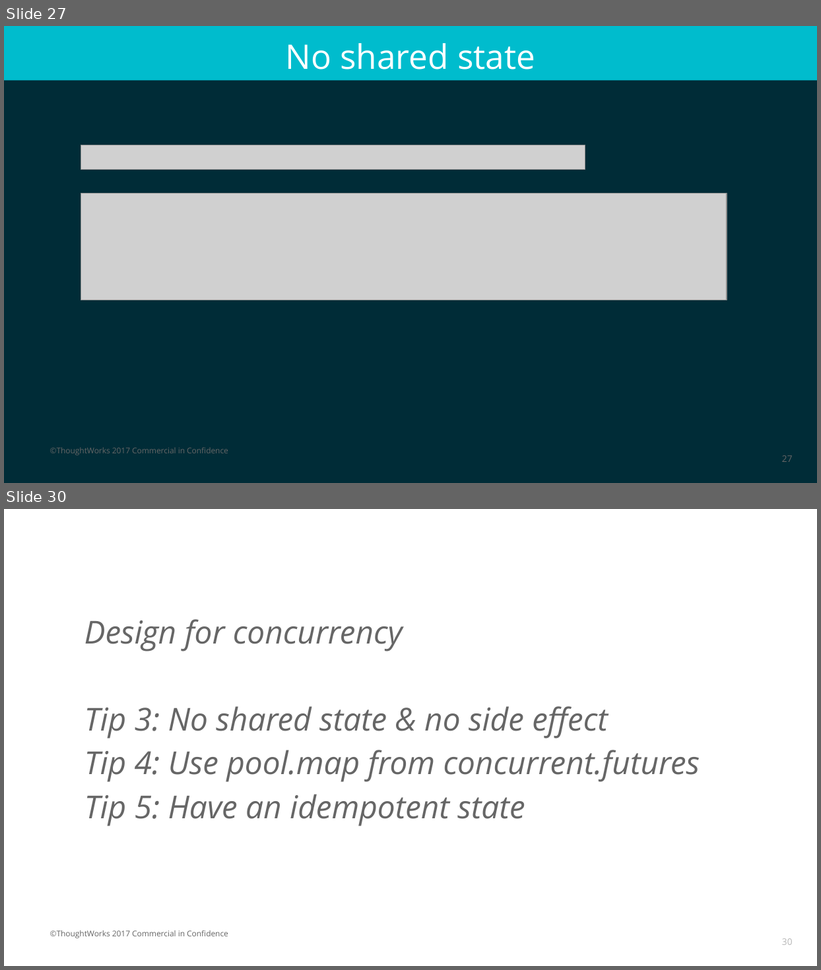
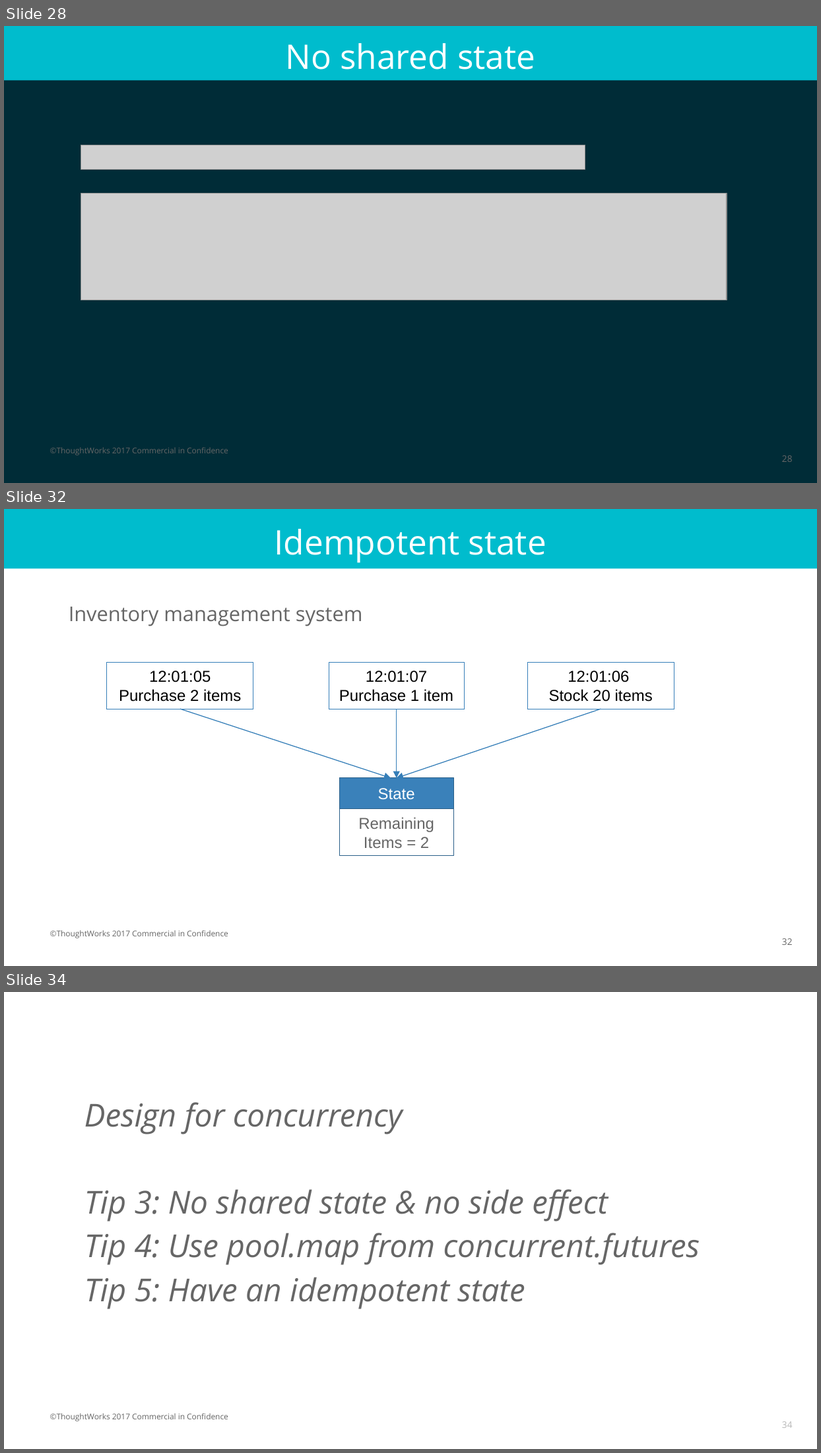
Before and after one commit to wilsontjhi/pycon-asia-2018, a slide deck: slides/Pycon 2018.pptx. Shown one above the other, each under a label of ours: slides 27 and 30 before the commit, slides 28, 32 and 34 after it; the slides between them are not shown. The pictures are 821x970 and 821x1453 pixels, drawn with LibreOffice and Linux fonts; fonts in the diff are those of the drawing; grey boxes stand for pictures. Boxes give left, top, right and bottom in pixels: in the first picture for what was removed or moved away, otherwise in the second. Text is boxed around its words. In the diff, an @@ line names an element or a change of style, - is before the commit and + after.

Commit message:
Updated slides to improve the idempotent

```diff
--- a/slides/Pycon 2018.pptx
+++ b/slides/Pycon 2018.pptx
@@ slide 32 added at <box>4,509,817,966</box>, background #FFFFFF; not listed: 1 template element that a slide beside it also shows @@
@@ rectangle added at <box>4,509,817,568</box>, fill #00BCCD @@
@@ title added at <box>275,529,547,563</box>, 30 pt, text #FFFFFF @@
+Idempotent state
@@ text added at <box>69,607,363,626</box>, 18 pt, text #666666 @@
+      Inventory management system
@@ rectangle added at <box>107,663,253,709</box>, outline #367EB9 0.75 pt, 14 pt, text #000000 @@
+12:01:05 Purchase 2 items
@@ rectangle added at <box>329,663,464,709</box>, outline #367EB9 0.75 pt, 14 pt, text #000000 @@
+12:01:07 Purchase 1 item
@@ rectangle added at <box>527,663,674,709</box>, outline #367EB9 0.75 pt, 14 pt, text #000000 @@
+12:01:06
+Stock 20 items
@@ arrow added from (180, 709) to (391, 778), #367EB9 0.75 pt @@
@@ arrow added from (397, 709) to (397, 778), #367EB9 0.75 pt @@
@@ arrow added from (601, 709) to (397, 778), #367EB9 0.75 pt @@
@@ rectangle added at <box>340,778,453,809</box>, fill #3A81BA, outline #2B5F8A 0.5 pt, 14 pt, text #FFFFFF @@
+State
@@ rectangle added at <box>340,809,453,855</box>, outline #2B5F8A 0.5 pt, 14 pt, text #666666 @@
+Remaining Items = 2
@@ page number added at <box>782,939,793,945</box>, 8 pt, text #666666 @@
+32
@@ what was slide 27 is now slide 28 @@
@@ page number at <box>782,456,793,462</box>: text changed @@
-27
+28
@@ what was slide 30 is now slide 34 @@
@@ page number at <box>782,1422,793,1428</box>: text changed @@
-30
+34
```
Also in this commit, not shown: 2 slides changed, 3 other slides added, 2 other files.
